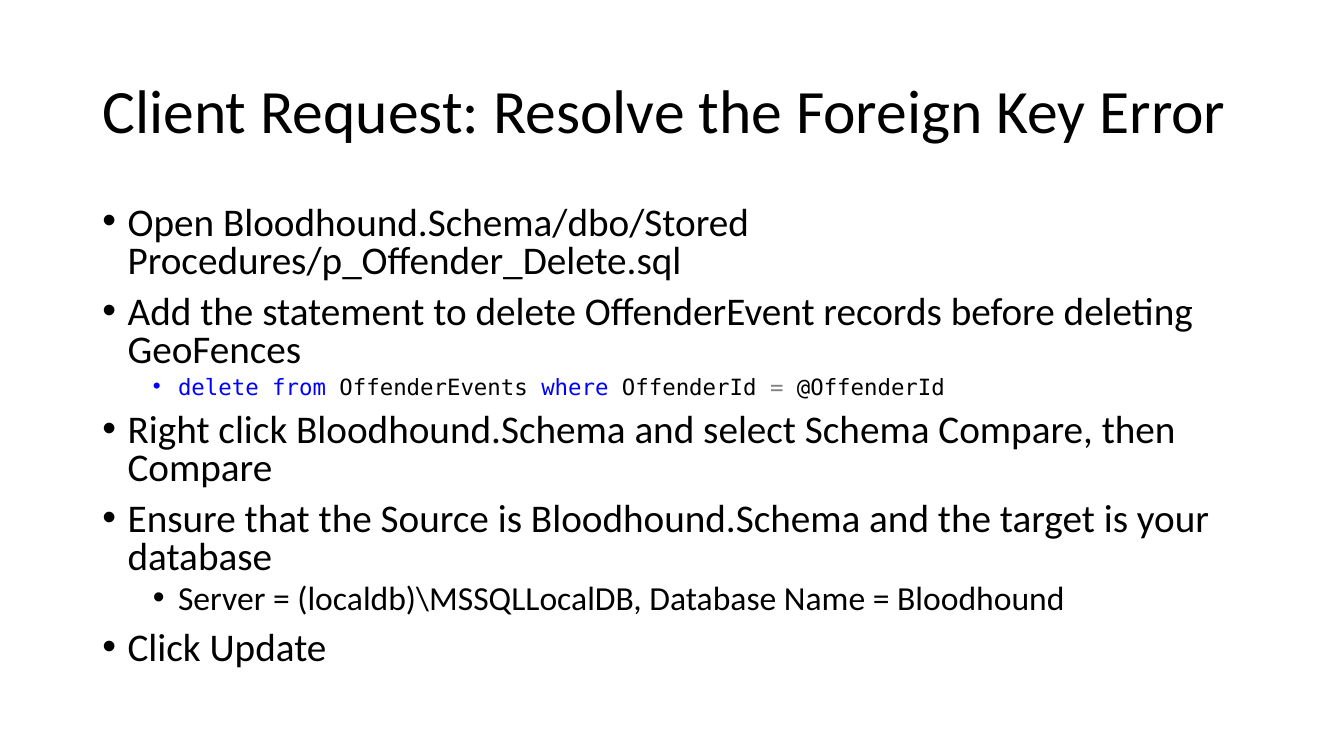
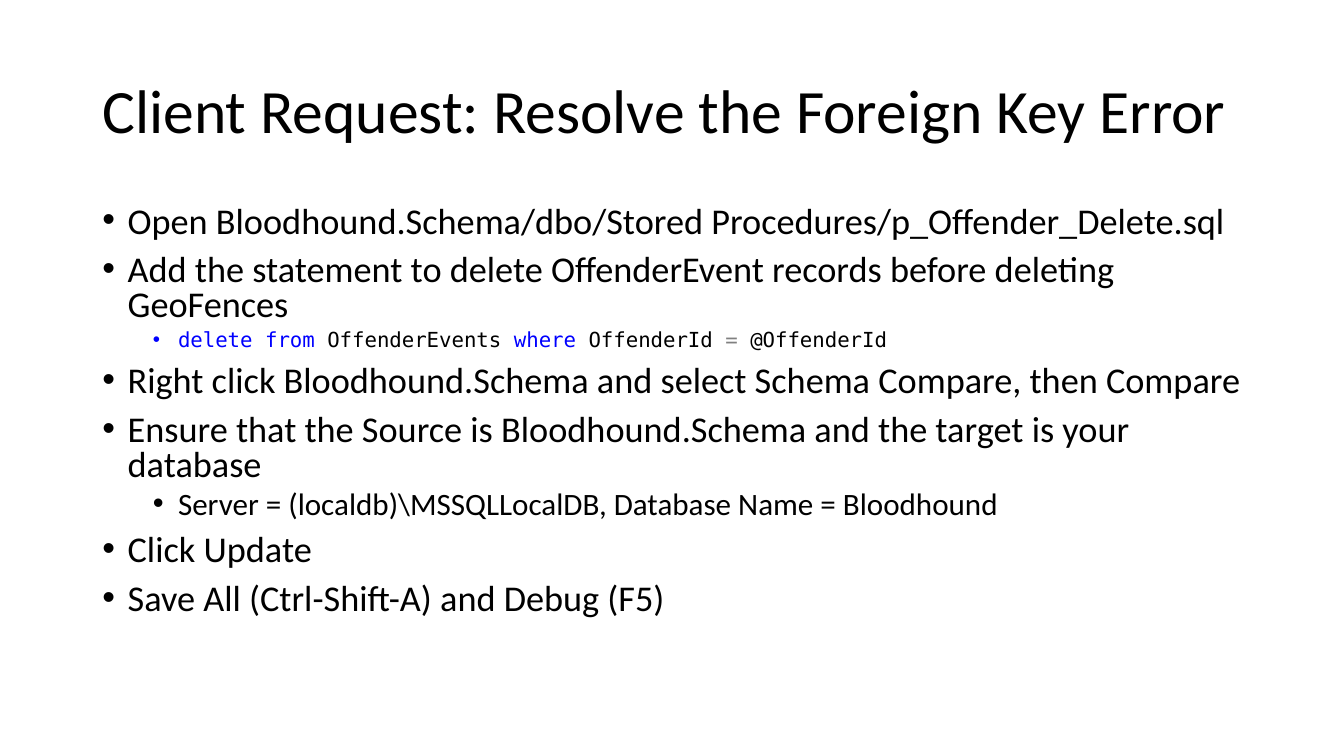
Before and after one commit to ShadowedMists/Bloodhound, a slide deck: slide 17 of UWG - Code and Load - 20200310.pptx. Drawn at 1344x756 pixels with LibreOffice and Linux fonts; fonts in the diff are those of the drawing. Boxes give left, top, right and bottom in pixels: in the first picture for what was removed or moved away, otherwise in the second. Text is boxed around its words. In the diff, an @@ line names an element or a change of style, - is before the commit and + after.

```diff
--- a/UWG - Code and Load - 20200310.pptx
+++ b/UWG - Code and Load - 20200310.pptx
@@ text at [128,208,1240,568]: size 28 to 25.9 pt in "Open Bloodhound.Schema/dbo/Stored Procedures/p_Offender_Dele ...", "Add the statement to delete OffenderEvent records ...", "Right click Bloodhound.Schema and select Schema Compare, ...", "Ensure that the Source is Bloodhound.Schema and ..." and 1 more places; size 16 to 14.8 pt in "delete from OffenderEvents where OffenderId = @OffenderId"; size 24 to 22.2 pt in "Server = (localdb)\MSSQLLocalDB, Database Name = Bloodhound" @@
@@ text at [128,584,664,618]: paragraph added @@
+• Save All (Ctrl-Shift-A) and Debug (F5)
```
Also in this commit, not shown: 4 other slides changed, 1 other file.
